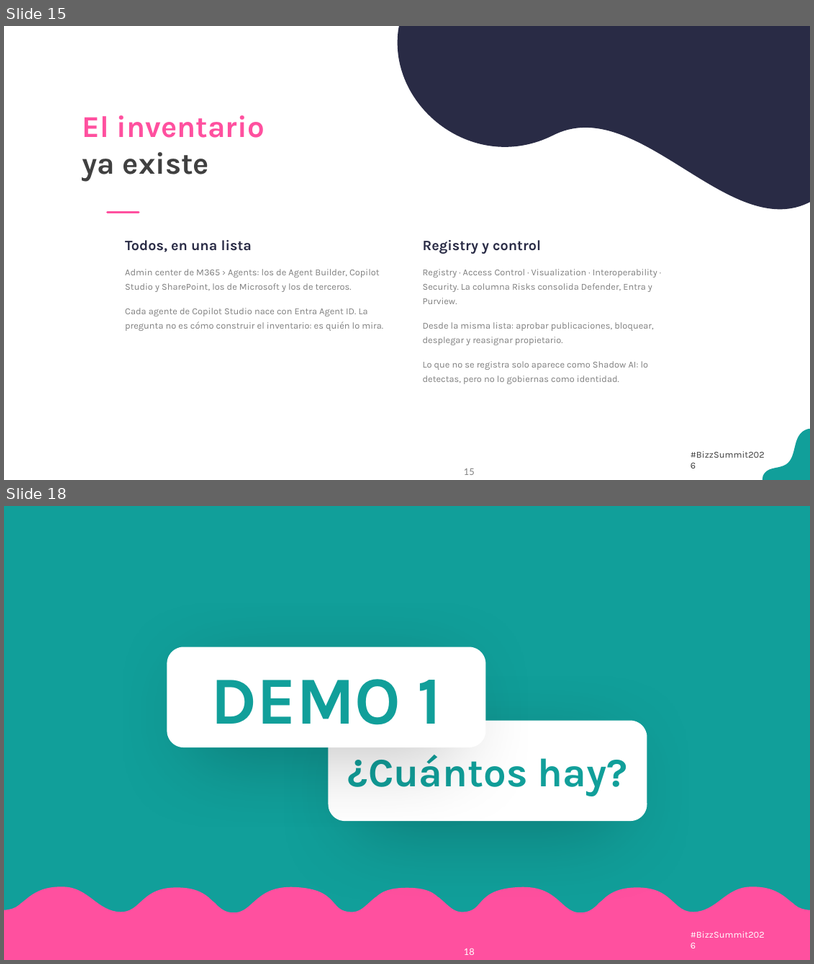
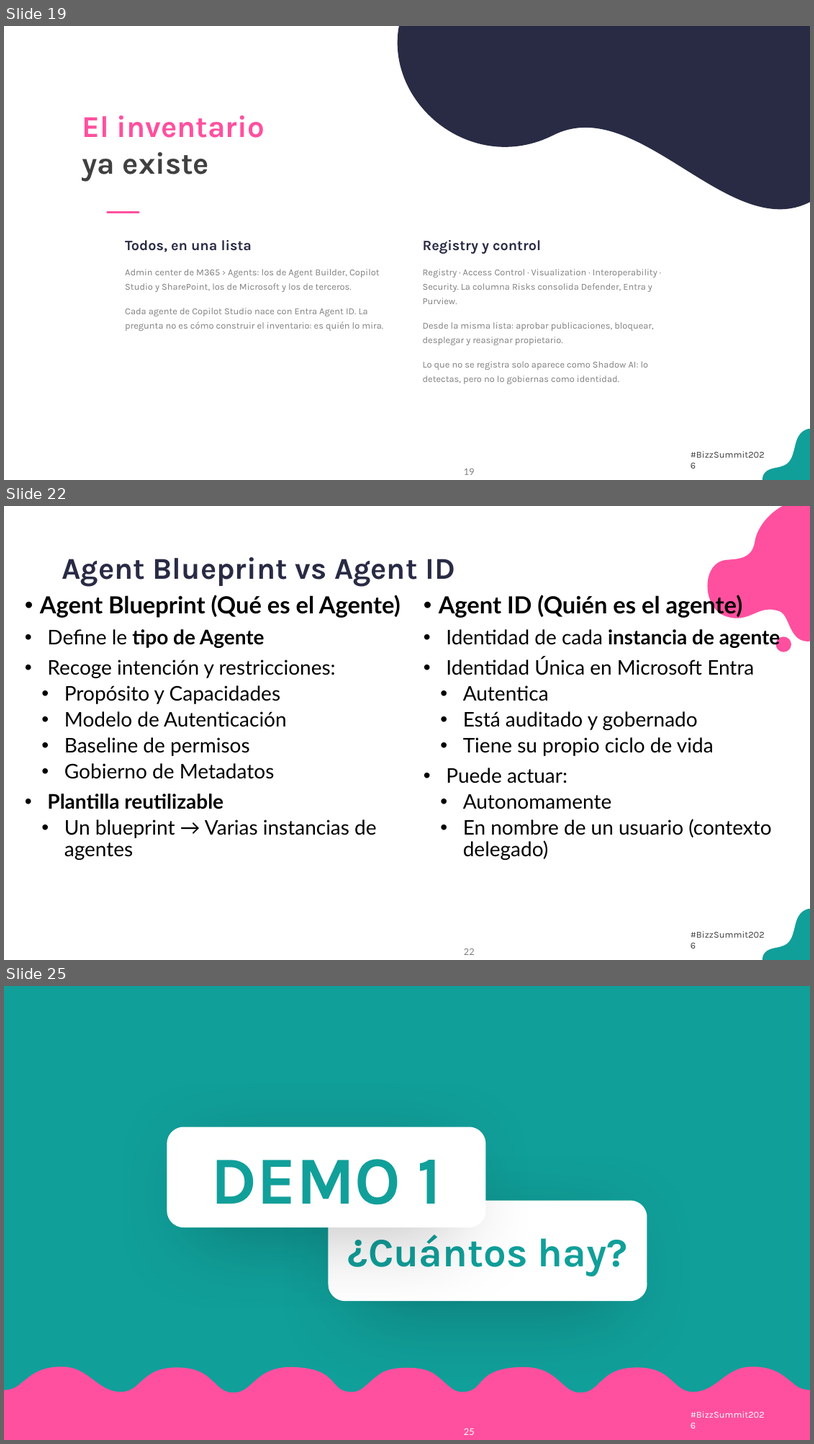
Before and after one commit to antoniosql/materiales-sesiones, a slide deck: BizzSummit/2026/01_trabajo/BizzSummit2026_De_la_jungla_al_control_plane.pptx. Shown one above the other, each under a label of ours: slides 15 and 18 before the commit, slides 19, 22 and 25 after it; the slides between them are not shown. The pictures are 814x964 and 814x1444 pixels, drawn with LibreOffice and Linux fonts; fonts in the diff are those of the drawing; background and template pictures are left out. Boxes give left, top, right and bottom in pixels: in the first picture for what was removed or moved away, otherwise in the second. Text is boxed around its words. In the diff, an @@ line names an element or a change of style, - is before the commit and + after.

```diff
--- a/BizzSummit/2026/01_trabajo/BizzSummit2026_De_la_jungla_al_control_plane.pptx
+++ b/BizzSummit/2026/01_trabajo/BizzSummit2026_De_la_jungla_al_control_plane.pptx
@@ slide 22 added at <box>4,506,810,960</box>, background #FFFFFF; not listed: 3 template elements that a slide beside it also shows @@
@@ freeform shape added at <box>708,506,810,641</box>, fill #FF509F @@
@@ text added at <box>62,557,455,587</box>, 36 pt, text #292B45, bold @@
+Agent Blueprint vs Agent ID
@@ text added at <box>40,595,401,860</box>, 24 pt, text #000000 @@
+• Agent Blueprint (Qué es el Agente)
+• Define le tipo de Agente
+• Recoge intención y restricciones:
+  • Propósito y Capacidades
+  • Modelo de Autenticación
+  • Baseline de permisos
+  • Gobierno de Metadatos
+• Plantilla reutilizable
+  • Un blueprint → Varias instancias de agentes
@@ text added at <box>439,592,781,860</box>, 24 pt, text #000000 @@
+• Agent ID (Quién es el agente)
+• Identidad de cada instancia de agente
+• Identidad Única en Microsoft Entra
+  • Autentica
+  • Está auditado y gobernado
+  • Tiene su propio ciclo de vida
+• Puede actuar:
+  • Autonomamente
+  • En nombre de un usuario (contexto delegado)
@@ freeform shape added at <box>777,636,792,651</box>, fill #FF509F @@
@@ what was slide 15 is now slide 19 @@
@@ what was slide 18 is now slide 25 @@
@@ page number at <box>464,1427,475,1435</box>: text changed @@
-18
+25
```
Also in this commit, not shown: 11 slides changed, 8 other slides added, 1 slide removed, 25 other files.
